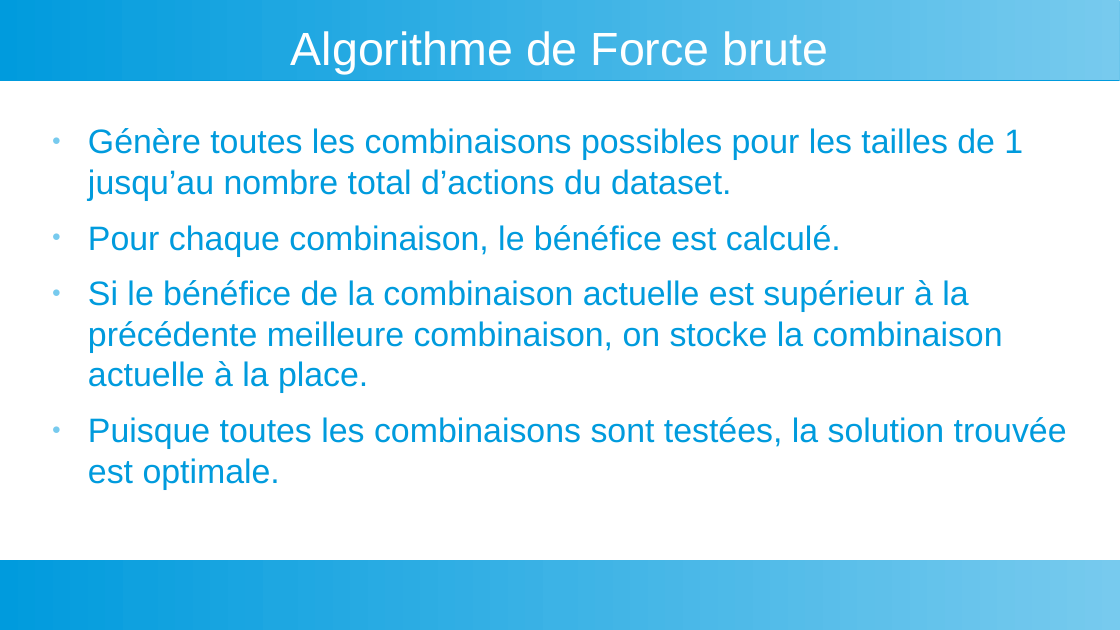
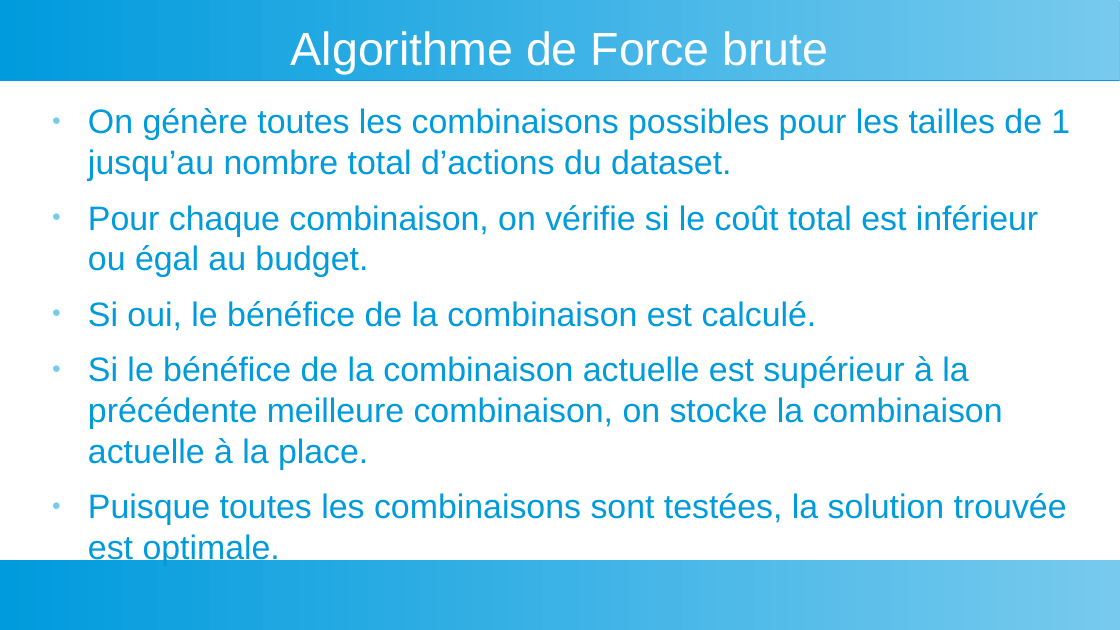
Before and after one commit to YoannDeb/AlgoInvest, a slide deck: slide 4 of Docs/Présentation.odp (slide 2 before the commit). Drawn at 1120x630 pixels with LibreOffice and Linux fonts; fonts in the diff are those of the drawing. Boxes give left, top, right and bottom in pixels: in the first picture for what was removed or moved away, otherwise in the second. Text is boxed around its words. In the diff, an @@ line names an element or a change of style, - is before the commit and + after.

```diff
--- a/Docs/Présentation.odp
+++ b/Docs/Présentation.odp
@@ text "On génère toutes les combinaisons ...": place and size @@
-text "On génère toutes les combinaisons ..." at [88, 128, 1067, 490]
+text "On génère toutes les combinaisons ..." at [88, 108, 1070, 525]
@@ text at [88, 108, 1070, 331]: text changed @@
-● Génère toutes les combinaisons possibles pour les tailles de 1 jusqu’au nombre total d’actions du dataset.
-● Pour chaque combinaison, le bénéfice est calculé.
+● On génère toutes les combinaisons possibles pour les tailles de 1 jusqu’au nombre total d’actions du dataset.
+● Pour chaque combinaison, on vérifie si le coût total est inférieur ou égal au budget.
+● Si oui, le bénéfice de la combinaison est calculé.
```
Also in this commit, not shown: 6 other slides changed, 2 slides added.
